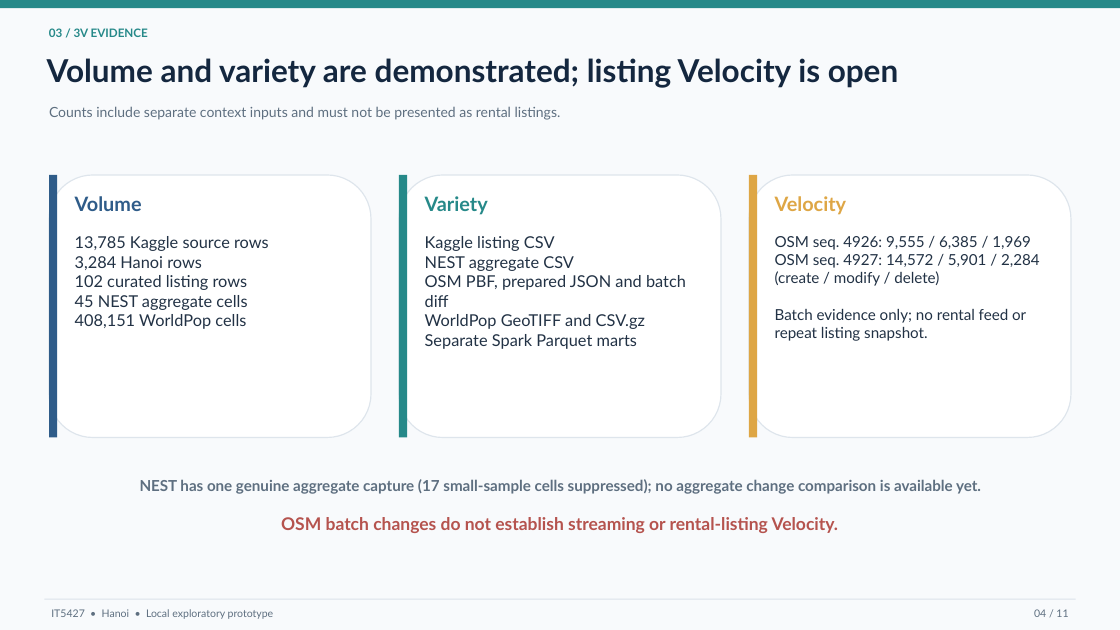
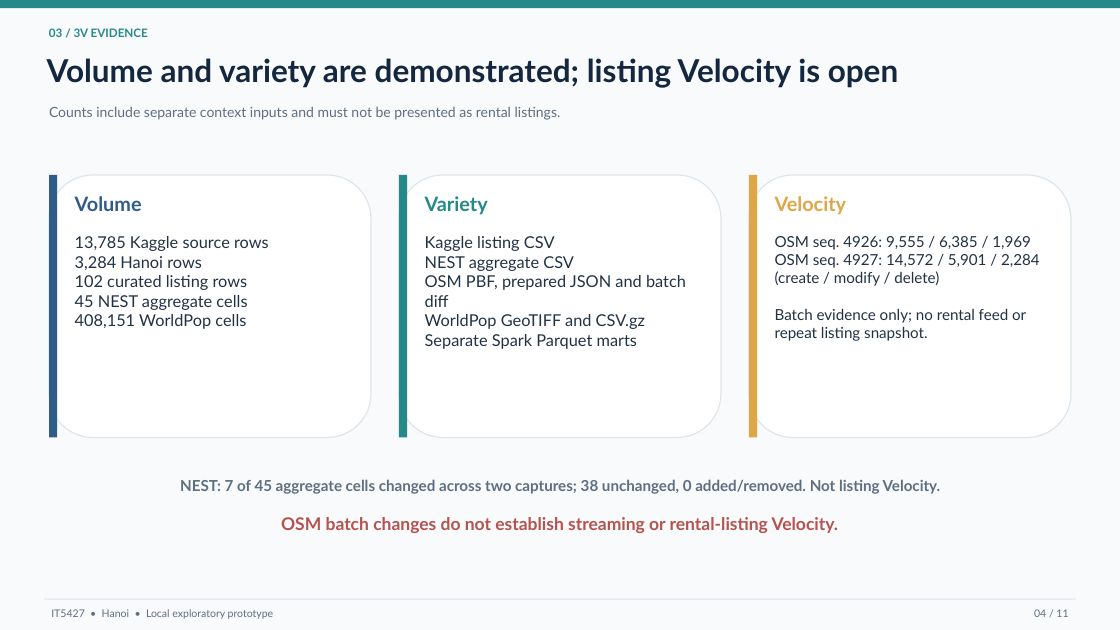
Before and after one commit to anhnd210020/apartment-rental-hanoi, a slide deck: slide 4 of docs/IT5427_final_presentation.pptx. Drawn at 1120x630 pixels with LibreOffice and Linux fonts; fonts in the diff are those of the drawing. Boxes give left, top, right and bottom in pixels: in the first picture for what was removed or moved away, otherwise in the second. Text is boxed around its words. In the diff, an @@ line names an element or a change of style, - is before the commit and + after.

Commit message:
Finalize Oct 29 submission audit and NEST comparison

```diff
--- a/docs/IT5427_final_presentation.pptx
+++ b/docs/IT5427_final_presentation.pptx
@@ text at [180, 479, 941, 494]: text changed @@
-NEST has one genuine aggregate capture (17 small-sample cells suppressed); no aggregate change comparison is available yet.
+NEST: 7 of 45 aggregate cells changed across two captures; 38 unchanged, 0 added/removed. Not listing Velocity.
```
Also in this commit, not shown: 3 other slides changed, 43 other files.
